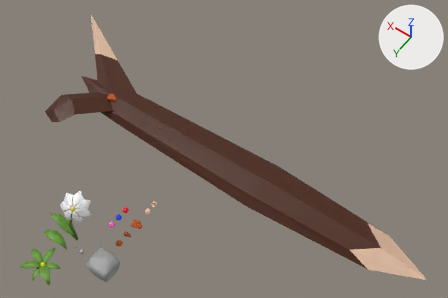
Two versions of the Blender file art/environment.blend, one commit apart.
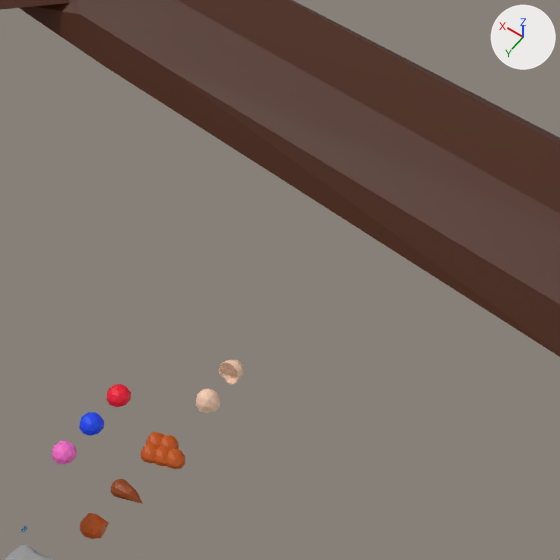
Old and new are each drawn whole from a 50 mm lens placed at (-54.0, 42.0, 133.9), pointed at (2.7, -37.5, 9.1) and again close up on the part from 21% to 53% of the width and 37% to 85% of the height. Arrows for +X, +Y and +Z are at upper right; the lights stay in place.

Names of what the first close-up shows: 'branch.001', 'egg_shell.001', 'egg_shell.002', 'sap.003'.
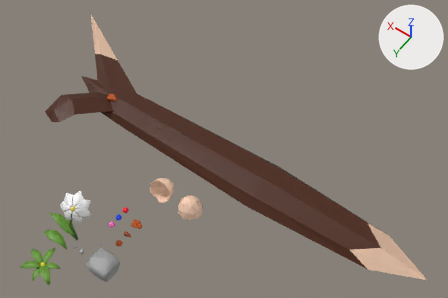
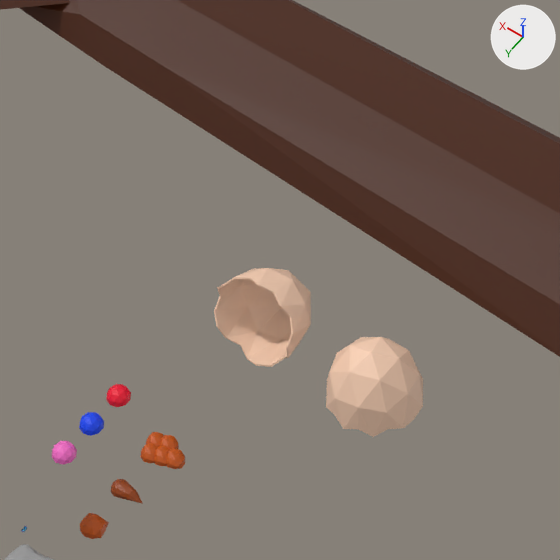
Commit message: bigger eggs

Boxes (x1, y1, x2, y2) around the edits, measured in the close-ups (560 x 560 px):
'egg_shell.001', moved, rescaled (292% wider, 304% taller)
    before: (196, 389, 220, 413)
    after: (326, 337, 423, 437)
'egg_shell.002', moved, rescaled (292% wider, 300% taller)
    before: (219, 360, 243, 384)
    after: (214, 268, 311, 367)

The edits, one by one:
Object 'egg_shell.001' (ob_egg_shell_001) moves from (10.66, -15.58, 0.01) to (2.29, -22.19, 0.03).
Object 'egg_shell.001' (ob_egg_shell_001) is rescaled from (2.85, 2.85, 2.85) to (11.4, 11.4, 11.4).
Object 'egg_shell.002' (ob_egg_shell_002) moves from (10.66, -18.04, 0.0) to (10.66, -21.74, -0.01).
Object 'egg_shell.002' (ob_egg_shell_002) is rescaled from (2.85, 2.85, 2.85) to (11.4, 11.4, 11.4).
